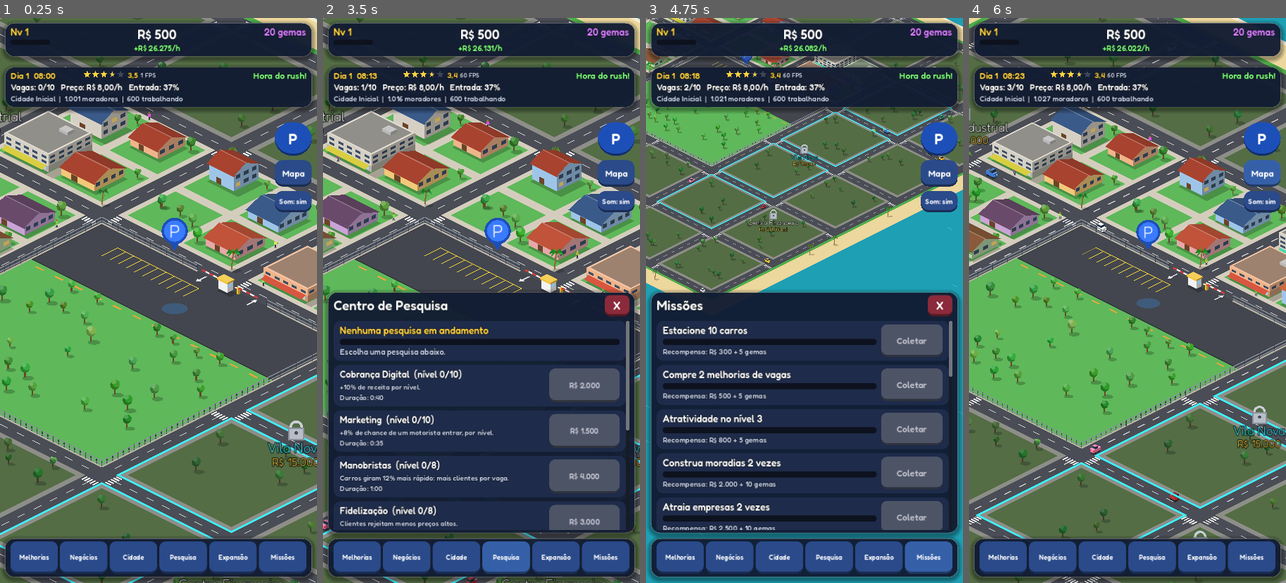
Above: before the commit, frames 1-4 (left to right).
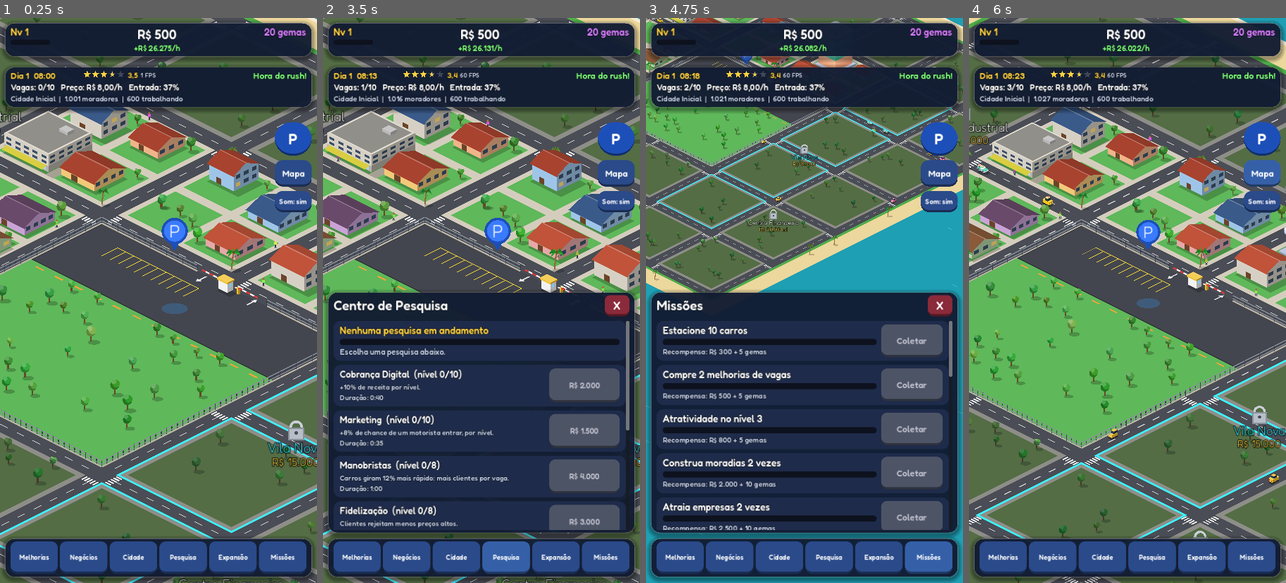
Above: after the commit, the same moments.

Repository: gtvmoura/gamess
Game: Godot game, scene res://scenes/main.tscn
Same seed, same stepped clock (60 frames per second), same inputs: the game is played once before the commit and once after it.
Inputs:
- Up to frame 1 (0.25 s): no input
- Up to frame 2 (3.5 s): click "Melhorias" at 0.5 s; click "Negócios" at 1.25 s; click "Cidade" at 2 s; click "Pesquisa" at 2.75 s
- Up to frame 3 (4.75 s): click "Expansão" at 3.5 s; click "Missões" at 4.25 s
- Up to frame 4 (6 s): click "P" at 5 s; click "Mapa" at 5.75 s

The runs differ from the first frame. In frame 1, 1.4% of the frame differs, in the area x 82-100%, y 40-52%; in frame 2, 1.3%; in frame 3, 0.5%; in frame 4, 1.8%, in the area x 2-100%, y 25-86%.

Commit message:
Usa sprites da Kenney (CC0): prédios pequenos/médios, picapes, SUV e motos
- Sprites isométricos assados dos modelos 3D em assets/sprites
- Quarteirões intercalam polígonos agrupados e sprites na ordem certa
- Carros: picape (3 cores), SUV e moto com sprites nas 4 direções

Co-Authored-By: Claude Opus 5.5 <noreply@anthropic.com>
Claude-Session: https://claude.ai/code/session_01MiRi1d4oFeeXUf8TJouCqA

Diff:
--- /dev/null
+++ b/estacionamento-tycoon/assets/sprites/sprites.json
@@ -0,0 +1,508 @@
+{
+	"building-garage_r0": {
+		"ax": 64,
+		"ay": 70.5557861328125,
+		"h": 103,
+		"size": [
+			1,
+			0.550000011920929,
+			1
+		],
+		"w": 128
+	},
+	"building-garage_r180": {
+		"ax": 64,
+		"ay": 70.5557861328125,
+		"h": 103,
+		"size": [
+			1.00000011920929,
+			0.550000011920929,
+			1.00000011920929
+		],
+		"w": 128
+	},
+	"building-garage_r270": {
+		"ax": 64,
+		"ay": 70.5557861328125,
+		"h": 103,
+		"size": [
+			1,
+			0.550000011920929,
+			1
+		],
+		"w": 128
+	},
+	"building-garage_r90": {
+		"ax": 64,
+		"ay": 70.5557861328125,
+		"h": 103,
+		"size": [
+			1,
+			0.550000011920929,
+			1
+		],
+		"w": 128
+	},
+	"building-small-a_r0": {
+		"ax": 64,
+		"ay": 101.232666015625,
+		"h": 133,
+		"size": [
+			1,
+			0.949999988079071,
+			1
+		],
+		"w": 128
+	},
+	"building-small-a_r180": {
+		"ax": 64,
+		"ay": 101.232666015625,
+		"h": 133,
+		"size": [
+			1.00000011920929,
+			0.949999988079071,
+			1.00000011920929
+		],
+		"w": 128
+	},
+	"building-small-a_r270": {
+		"ax": 64,
+		"ay": 101.232666015625,
+		"h": 133,
+		"size": [
+			1,
+			0.949999988079071,
+			1
+		],
+		"w": 128
+	},
+	"building-small-a_r90": {
+		"ax": 64,
+		"ay": 101.232666015625,
+		"h": 133,
+		"size": [
+			1,
+			0.949999988079071,
+			1
+		],
+		"w": 128
+	},
+	"building-small-b_r0": {
+		"ax": 64,
+		"ay": 132.746032714844,
+		"h": 165,
+		"size": [
+			1,
+			1.62649989128113,
+			1
+		],
+		"w": 128
+	},
+	"building-small-b_r180": {
+		"ax": 64,
+		"ay": 132.746032714844,
+		"h": 165,
+		"size": [
+			1.00000011920929,
+			1.62649989128113,
+			1.00000011920929
+		],
+		"w": 128
+	},
+	"building-small-b_r270": {
+		"ax": 64,
+		"ay": 132.746032714844,
+		"h": 165,
+		"size": [
+			1,
+			1.62649989128113,
+			1
+		],
+		"w": 128
+	},
+	"building-small-b_r90": {
+		"ax": 64,
+		"ay": 142.746032714844,
+		"h": 175,
+		"size": [
+			1,
+			1.62649989128113,
+			1
+		],
+		"w": 128
+	},
+	"building-small-c_r0": {
+		"ax": 64,
+		"ay": 164.586181640625,
+		"h": 197,
+		"size": [
+			1,
+			1.75000011920929,
+			1
+		],
+		"w": 128
+	},
+	"building-small-c_r180": {
+		"ax": 64,
+		"ay": 164.586181640625,
+		"h": 197,
+		"size": [
+			1.00000011920929,
+			1.75000011920929,
+			1.00000011920929
+		],
+		"w": 128
+	},
+	"building-small-c_r270": {
+		"ax": 64,
+		"ay": 164.586181640625,
+		"h": 197,
+		"size": [
+			1,
+			1.75000011920929,
+			1
+		],
+		"w": 128
+	},
+	"building-small-c_r90": {
+		"ax": 64,
+		"ay": 164.586181640625,
+		"h": 197,
+		"size": [
+			1,
+			1.75000011920929,
+			1
+		],
+		"w": 128
+	},
+	"building-small-d_r0": {
+		"ax": 64.6001586914062,
+		"ay": 101.392211914062,
+		"h": 134,
+		"size": [
+			1,
+			1,
+			1.04999995231628
+		],
+		"w": 129
+	},
+	"building-small-d_r180": {
+		"ax": 64.4000244140625,
+		"ay": 101.992309570312,
+		"h": 134,
+		"size": [
+			1.00000011920929,
+			1,
+			1.05000007152557
+		],
+		"w": 129
+	},
+	"building-small-d_r270": {
+		"ax": 64.5999755859375,
+		"ay": 101.992309570312,
+		"h": 134,
+		"size": [
+			1.04999995231628,
+			1,
+			1
+		],
+		"w": 129
+	},
+	"building-small-d_r90": {
+		"ax": 64.3998413085938,
+		"ay": 101.392211914062,
+		"h": 134,
+		"size": [
+			1.04999995231628,
+			1,
+			1
+		],
+		"w": 129
+	},
+	"grass-trees-tall_r0": {
+		"ax": 63.8952331542969,
+		"ay": 74.5224609375,
+		"h": 107,
+		"size": [
+			1.07193398475647,
+			0.759642243385315,
+			1.00616443157196
+		],
+		"w": 128
+	},
+	"grass-trees_r0": {
+		"ax": 64,
+		"ay": 56.9232177734375,
+		"h": 89,
+		"size": [
+			1,
+			0.635921359062195,
+			1
+		],
+		"w": 128
+	},
+	"grass_r0": {
+		"ax": 64,
+		"ay": 36.351806640625,
+		"h": 69,
+		"size": [
+			1,
+			0.0600000023841858,
+			1
+		],
+		"w": 128
+	},
+	"pavement-fountain_r0": {
+		"ax": 64,
+		"ay": 45.0071411132812,
+		"h": 77,
+		"size": [
+			1,
+			0.53600001335144,
+			1
+		],
+		"w": 128
+	},
+	"pavement_r0": {
+		"ax": 64,
+		"ay": 36.351806640625,
+		"h": 69,
+		"size": [
+			1,
+			0.0600000023841858,
+			1
+		],
+		"w": 128
+	},
+	"road-straight-lightposts_r0": {
+		"ax": 64,
+		"ay": 57.5557861328125,
+		"h": 90,
+		"size": [
+			1,
+			0.550000011920929,
+			1.00000023841858
+		],
+		"w": 128
+	},
+	"vehicle-motorcycle_r0": {
+		"ax": 92.4000854492188,
+		"ay": 105.418579101562,
+		"h": 139,
+		"size": [
+			1.09004199504852,
+			1.26602983474731,
+			2.43505525588989
+		],
+		"w": 172
+	},
+	"vehicle-motorcycle_r180": {
+		"ax": 79.60009765625,
+		"ay": 124.818420410156,
+		"h": 152,
+		"size": [
+			1.09004211425781,
+			1.26602983474731,
+			2.43505549430847
+		],
+		"w": 172
+	},
+	"vehicle-motorcycle_r270": {
+		"ax": 92.39990234375,
+		"ay": 124.818420410156,
+		"h": 152,
+		"size": [
+			2.43505525588989,
+			1.26602983474731,
+			1.09004199504852
+		],
+		"w": 172
+	},
+	"vehicle-motorcycle_r90": {
+		"ax": 79.5999450683594,
+		"ay": 105.418579101562,
+		"h": 139,
+		"size": [
+			2.43505525588989,
+			1.26602983474731,
+			1.09004199504852
+		],
+		"w": 172
+	},
+	"vehicle-truck-green_r0": {
+		"ax": 131.107055664062,
+		"ay": 162.315551757812,
+		"h": 211,
+		"size": [
+			1.50000035762787,
+			1.39999997615814,
+			2.90291118621826
+		],
+		"w": 262
+	},
+	"vehicle-truck-green_r180": {
+		"ax": 130.893096923828,
+		"ay": 141.422424316406,
+		"h": 184,
+		"size": [
+			1.50000059604645,
+			1.39999997615814,
+			2.90291142463684
+		],
+		"w": 262
+	},
+	"vehicle-truck-green_r270": {
+		"ax": 131.106872558594,
+		"ay": 135.422424316406,
+		"h": 178,
+		"size": [
+			2.90291118621826,
+			1.39999997615814,
+			1.50000035762787
+		],
+		"w": 262
+	},
+	"vehicle-truck-green_r90": {
+		"ax": 130.892944335938,
+		"ay": 160.315551757812,
+		"h": 209,
+		"size": [
+			2.90291118621826,
+			1.39999997615814,
+			1.50000047683716
+		],
+		"w": 262
+	},
+	"vehicle-truck-purple_r0": {
+		"ax": 131,
+		"ay": 152.94970703125,
+		"h": 202,
+		"size": [
+			1.50000035762787,
+			1.29999995231628,
+			2.79999971389771
+		],
+		"w": 262
+	},
+	"vehicle-truck-purple_r180": {
+		"ax": 131,
+		"ay": 130.94970703125,
+		"h": 173,
+		"size": [
+			1.50000059604645,
+			1.29999995231628,
+			2.79999995231628
+		],
+		"w": 262
+	},
+	"vehicle-truck-purple_r270": {
+		"ax": 131,
+		"ay": 130.94970703125,
+		"h": 173,
+		"size": [
+			2.79999971389771,
+			1.29999995231628,
+			1.50000035762787
+		],
+		"w": 262
+	},
+	"vehicle-truck-purple_r90": {
+		"ax": 131,
+		"ay": 153.94970703125,
+		"h": 203,
+		"size": [
+			2.79999971389771,
+			1.29999995231628,
+			1.50000047683716
+		],
+		"w": 262
+	},
+	"vehicle-truck-red_r0": {
+		"ax": 131,
+		"ay": 151.94970703125,
+		"h": 201,
+		"size": [
+			1.5,
+			1.29999995231628,
+			2.79999971389771
+		],
+		"w": 262
+	},
+	"vehicle-truck-red_r180": {
+		"ax": 131,
+		"ay": 130.94970703125,
+		"h": 173,
+		"size": [
+			1.50000023841858,
+			1.29999995231628,
+			2.79999995231628
+		],
+		"w": 262
+	},
+	"vehicle-truck-red_r270": {
+		"ax": 131,
+		"ay": 130.94970703125,
+		"h": 173,
+		"size": [
+			2.79999971389771,
+			1.29999995231628,
+			1.5
+		],
+		"w": 262
+	},
+	"vehicle-truck-red_r90": {
+		"ax": 131,
+		"ay": 151.94970703125,
+		"h": 201,
+		"size": [
+			2.79999971389771,
+			1.29999995231628,
+			1.50000011920929
+		],
+		"w": 262
+	},
+	"vehicle-truck-yellow_r0": {
+		"ax": 131,
+		"ay": 142.747680664062,
+		"h": 191,
+		"size": [
+			1.49999988079071,
+			1.54999995231628,
+			2.79999971389771
+		],
+		"w": 262
+	},
+	"vehicle-truck-yellow_r180": {
+		"ax": 131,
+		"ay": 130.747680664062,
+		"h": 173,
+		"size": [
+			1.50000011920929,
+			1.54999995231628,
+			2.79999995231628
+		],
+		"w": 262
+	},
+	"vehicle-truck-yellow_r270": {
+		"ax": 131,
+		"ay": 130.747680664062,
+		"h": 173,
+		"size": [
+			2.79999971389771,
+			1.54999995231628,
+			1.49999988079071
+		],
+		"w": 262
+	},
+	"vehicle-truck-yellow_r90": {
+		"ax": 131,
+		"ay": 142.747680664062,
+		"h": 191,
+		"size": [
+			2.79999971389771,
+			1.54999995231628,
+			1.5
+		],
+		"w": 262
+	}
+}
--- a/estacionamento-tycoon/scripts/block_mesh.gd
+++ b/estacionamento-tycoon/scripts/block_mesh.gd
@@ -1,9 +1,13 @@
 extends Node2D
-## Um quarteirão inteiro (prédios, casas, árvores) desenhado em um único comando.
+## Um quarteirão inteiro desenhado em poucos comandos, na ordem certa (de trás para frente):
+## blocos de polígonos agrupados (Batch) intercalados com sprites (texturas).
 
-var batch = null
+var ops: Array = []   # ["b", Batch] ou ["t", Texture2D, Rect2]
 
 
 func _draw() -> void:
-	if batch != null:
-		batch.flush(get_canvas_item())
+	for op in ops:
+		if op[0] == "b":
+			op[1].flush(get_canvas_item())
+		else:
+			draw_texture_rect(op[1], op[2], false)
--- a/estacionamento-tycoon/scripts/car.gd
+++ b/estacionamento-tycoon/scripts/car.gd
@@ -26,6 +26,7 @@
 var spent := 0.0
 var status := ""
 var angry := false
+var frames := {}   # sprites da Kenney por direção: "px","py","nx","ny" -> [tex, rect]
 var kind := 0  # 0 carro, 1 caminhonete, 2 ônibus
 
 
@@ -51,6 +52,8 @@
 		kind = 5
 	else:
 		kind = 6
+	if rng.randf() < 0.06:
+		kind = 7  # moto
 	if kind == 2:
 		body_color = Color("f2c230") if rng.randf() < 0.5 else Color("3a8fd9")
 	elif kind == 6:
@@ -94,6 +97,20 @@
 
 
 func _draw() -> void:
+	if not frames.is_empty():
+		var key := "px"
+		if absf(dir.x) >= absf(dir.y):
+			key = "px" if dir.x >= 0.0 else "nx"
+		else:
+			key = "py" if dir.y >= 0.0 else "ny"
+		var f: Array = frames[key]
+		var sh := PackedVector2Array()
+		for i in 12:
+			var a := TAU * i / 12.0
+			sh.append(Vector2(cos(a) * 15.0 + 3.0, sin(a) * 6.0 + 2.0))
+		draw_colored_polygon(sh, Color(0, 0, 0, 0.25))
+		draw_texture_rect(f[0], f[1], false)
+		return
 	var b = Batch.new()
 	_draw_body(b)
 	b.flush(get_canvas_item())
--- a/estacionamento-tycoon/scripts/prop.gd
+++ b/estacionamento-tycoon/scripts/prop.gd
@@ -16,6 +16,8 @@
 var seed_value := 0
 var lit_chance := 0.05
 var size_f := 0.0
+var tex: Texture2D = null   # para kind "sprite"
+var tex_rect := Rect2()     # retângulo em coordenadas do mundo
 var _t := 0.0
 var open := 0.0  # cancela: 0 fechada, 1 aberta
 var _c = null   # alvo do desenho (o próprio nó ou um Batch)
@@ -39,6 +41,10 @@
 
 
 func _draw() -> void:
+	if kind == "sprite":
+		if tex:
+			draw_texture_rect(tex, Rect2(tex_rect.position - position, tex_rect.size), false)
+		return
 	if kind == "pin":
 		draw_into(self, position)
 		return
--- a/estacionamento-tycoon/scripts/ui.gd
+++ b/estacionamento-tycoon/scripts/ui.gd
@@ -934,7 +934,7 @@
 	var v := VBoxContainer.new()
 	v.add_theme_constant_override("separation", 6)
 	card.add_child(v)
-	var kinds := ["Sedã", "Picape", "Ônibus", "Hatch", "SUV", "Van", "Táxi"]
+	var kinds := ["Sedã", "Picape", "Ônibus", "Hatch", "SUV", "Van", "Táxi", "Moto"]
 	v.add_child(_label("%s  |  %s" % [car.job, kinds[clampi(car.kind, 0, kinds.size() - 1)]], 20, C_MUTED))
 	var status := _label("", 22)
 	v.add_child(status)
--- a/estacionamento-tycoon/scripts/world.gd
+++ b/estacionamento-tycoon/scripts/world.gd
@@ -220,19 +220,76 @@
 	return p
 
 
-## Junta todos os objetos coletados num único nó (um comando de desenho).
+## Junta os objetos coletados num único nó, na ordem de trás para frente,
+## agrupando polígonos e intercalando os sprites.
 func _flush_block(front: Vector2) -> void:
 	var node = BlockMesh.new()
 	node.position = Iso.pg(front)
 	var b = Batch.new()
 	_collect.sort_custom(func(a, c): return a.position.y < c.position.y)
 	for p in _collect:
-		p.draw_into(b, node.position)
+		if p.kind == "sprite":
+			Iso.shadow(b, node.position, p.x0, p.y0, p.w, p.d, 40.0)
+			node.ops.append(["b", b])
+			b = Batch.new()
+			node.ops.append(["t", p.tex, Rect2(p.tex_rect.position - node.position, p.tex_rect.size)])
+		else:
+			p.draw_into(b, node.position)
 		p.free()
 	_collect = null
-	node.batch = b
+	if not b.is_empty():
+		node.ops.append(["b", b])
 	objects.add_child(node)
 	_static_nodes.append(node)
+
+
+# ---------------------------------------------------------------- Sprites (Kenney, CC0)
+
+var _sprite_meta := {}
+var _tex_cache := {}
+
+
+func _sprite(key: String):
+	if _sprite_meta.is_empty():
+		var txt := FileAccess.get_file_as_string("res://assets/sprites/sprites.json")
+		var d = JSON.parse_string(txt)
+		if typeof(d) == TYPE_DICTIONARY:
+			_sprite_meta = d
+	if not _sprite_meta.has(key):
+		return null
+	if not _tex_cache.has(key):
+		_tex_cache[key] = load("res://assets/sprites/%s.png" % key)
+	return [_tex_cache[key], _sprite_meta[key]]
+
+
+## Prédio da Kenney ocupando a área (x, y, w, w); escala o sprite para caber.
+func _kenney_building(model: String, rot: int, x: float, y: float, w: float):
+	var spr = _sprite("%s_r%d" % [model, rot])
+	if spr == null:
+		return null
+	var m: Dictionary = spr[1]
+	var s := w * 0.5          # sprites foram feitos em 2x (1 casa = 128 px)
+	var p = _prop("sprite", x, y, w, w)
+	p.tex = spr[0]
+	var anchor := Vector2(float(m.ax), float(m.ay)) * s
+	p.tex_rect = Rect2(Iso.p(x + w / 2.0, y + w / 2.0) - anchor, Vector2(float(m.w), float(m.h)) * s)
+	return p
+
+
+## Quadros de um veículo da Kenney nas 4 direções da grade.
+func vehicle_frames(model: String, length_tiles: float) -> Dictionary:
+	var out := {}
+	var dirs := {"px": 90, "py": 0, "nx": 270, "ny": 180}
+	for k in dirs.keys():
+		var spr = _sprite("%s_r%d" % [model, dirs[k]])
+		if spr == null:
+			return {}
+		var m: Dictionary = spr[1]
+		var size: Array = m.size
+		var real_len := maxf(float(size[0]), float(size[2]))
+		var s := length_tiles / real_len * 0.5
+		out[k] = [spr[0], Rect2(-Vector2(float(m.ax), float(m.ay)) * s, Vector2(float(m.w), float(m.h)) * s)]
+	return out
 
 
 func _tree(x: float, y: float, r: RandomNumberGenerator, palm: bool) -> void:
@@ -303,6 +360,14 @@
 					tower = false
 					floors = mini(floors, 4)
 				var bw := 2.4 if tower else 2.7
+				# prédios pequenos/médios: modelos da Kenney (variedade), o resto procedural
+				if not tower and floors <= 7 and r2 < 0.7:
+					var model := "building-small-a" if floors <= 2 else ("building-small-b" if floors <= 4 else "building-small-c")
+					if floors <= 2 and br.randf() < 0.5:
+						model = "building-small-d"
+					var kb = _kenney_building(model, br.randi_range(0, 3) * 90, px + 0.1, py + 0.1, 2.7)
+					if kb != null:
+						continue
 				var bld = _prop("tower" if tower else "building", px + (2.9 - bw) / 2.0, py + (2.9 - bw) / 2.0, bw, bw)
 				bld.floors = maxi(2, floors)
 				var pal: Array = TOWER_COLORS if tower else BUILDING_COLORS
@@ -633,10 +698,21 @@
 	return free[rng.randi_range(0, mini(free.size() - 1, 5))]
 
 
+const VEHICLE_SPRITES := {1: ["vehicle-truck-red", "vehicle-truck-yellow", "vehicle-truck-green"], 4: ["vehicle-truck-purple"], 7: ["vehicle-motorcycle"]}
+var _frames_cache := {}
+
+
 func _new_car(start: Vector2):
 	var car = CarScript.new()
 	objects.add_child(car)
 	car.setup(rng, start)
+	if VEHICLE_SPRITES.has(car.kind):
+		var list: Array = VEHICLE_SPRITES[car.kind]
+		var model: String = list[rng.randi_range(0, list.size() - 1)]
+		if not _frames_cache.has(model):
+			_frames_cache[model] = vehicle_frames(model, 0.38 if car.kind == 7 else 0.56)
+		car.frames = _frames_cache[model]
+		car.queue_redraw()
 	car.modulate.a = 0.0
 	car.create_tween().tween_property(car, "modulate:a", 1.0, 0.4)
 	return car
Binary file added: estacionamento-tycoon/assets/sprites/building-garage_r0.png
Binary file added: estacionamento-tycoon/assets/sprites/building-garage_r180.png
Binary file added: estacionamento-tycoon/assets/sprites/building-garage_r270.png
Binary file added: estacionamento-tycoon/assets/sprites/building-garage_r90.png
Binary file added: estacionamento-tycoon/assets/sprites/building-small-a_r0.png
Binary file added: estacionamento-tycoon/assets/sprites/building-small-a_r180.png
Binary file added: estacionamento-tycoon/assets/sprites/building-small-a_r270.png
Binary file added: estacionamento-tycoon/assets/sprites/building-small-a_r90.png
Binary file added: estacionamento-tycoon/assets/sprites/building-small-b_r0.png
Binary file added: estacionamento-tycoon/assets/sprites/building-small-b_r180.png
Binary file added: estacionamento-tycoon/assets/sprites/building-small-b_r270.png
Binary file added: estacionamento-tycoon/assets/sprites/building-small-b_r90.png
(and 28 more such lines)
